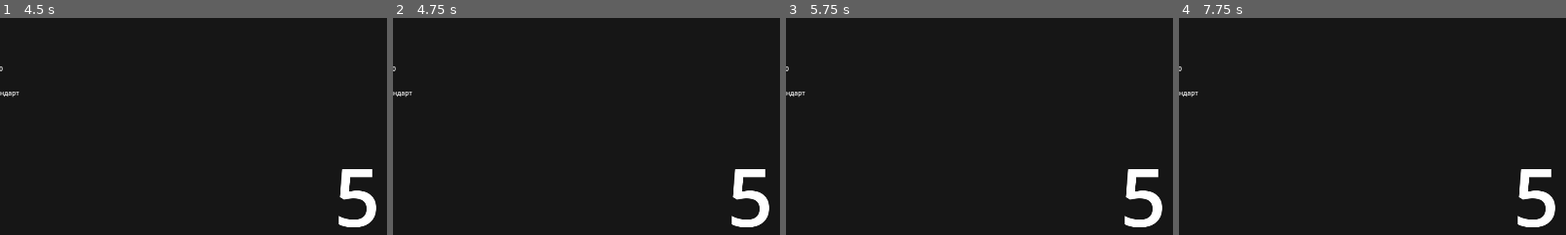
Above: before the commit, frames 1-4 (left to right).
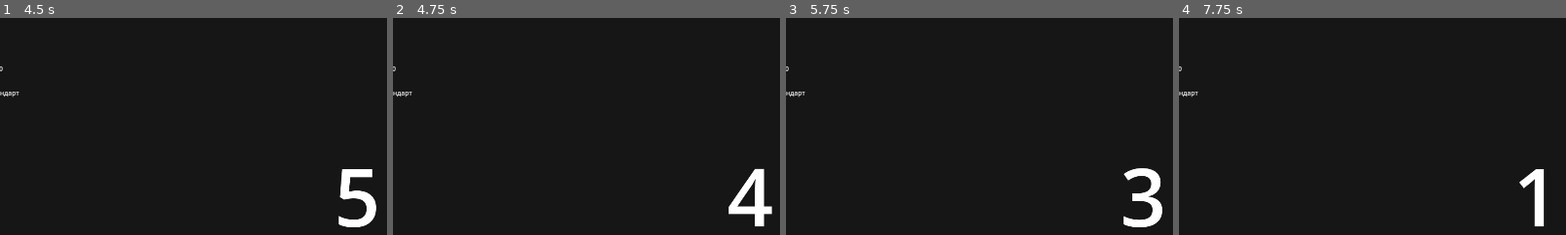
Above: after the commit, the same moments.

Repository: abletoburntheweb/RhythmFall
Game: Godot game, scene res://logic/game_engine.tscn
The game is run twice, just before and just after one commit, with the same random seed, the same clock (stepped at 60 frames per second) and the same inputs. Sound files missing from this copy of the repository are replaced by a short silence.
Inputs (mouse positions are % of the whole screen's width and height, from its top left):
- Up to frame 1 (4.5 s): click "ИГРАТЬ" at 0.5 s; click "ИГРАТЬ" at 1.25 s; click "ВЫБОР ПЕСНИ" at 2 s; click (12, 16) at 2.77 s; type "12" at 2.85 s; click "Играть" at 3.5 s; tap Enter at 4.25 s; move the mouse to (72, 45) at 4.27 s; hold D from 4.28 s (still down); tap F at 4.35 s; click (72, 45) at 4.42 s
- Up to frame 2 (4.75 s): keep holding D; tap Space at 4.52 s
- Up to frame 3 (5.75 s): tap Space at 5, 5.27 s; move the mouse to (30, 55) at 5.02 s; release D at 5.03 s; hold S from 5.03 s (still down); tap B at 5.1 s
- Up to frame 4 (7.75 s): move the mouse to (60, 28) at 5.77 s; release S at 5.78 s; hold D 5.78-6.53 s; tap C at 5.85 s; tap Enter at 6.5 s; move the mouse to (45, 70) at 6.52 s; hold W 6.53-7.28 s; tap E at 6.6 s; click (45, 70) at 6.67 s; tap Space at 6.77, 7.25, 7.52 s; move the mouse to (80, 65) at 7.27 s; hold A from 7.28 s (still down); tap G at 7.35 s
The pictures show only the part of the screen within x 7-57%, y 3-53%; the shares and areas given below are measured in that part.

Frame 1 is identical in both runs. In frame 2, 1.6% of the frame differs, in the area x 86-98%, y 69-97%; in frame 3, 0.8%; in frame 4, 1.4%.
Error in both runs: Invalid type in function '_set_selected_song' in base 'Node2D (game_screen.gd)'. Cannot convert argument 1 from Nil to Dictionary. (res://logic/transitions.gd:…

Commit message:
fix countdown label

Diff:
--- a/scenes/game_screen/game_screen.gd
+++ b/scenes/game_screen/game_screen.gd
@@ -36,7 +36,7 @@
 @onready var time_label: Label = $UIContainer/TimeLabel
 @onready var accuracy_label: Label = $UIContainer/AccuracyLabel
 @onready var instrument_label: Label = $UIContainer/InstrumentLabel
-@onready var countdown_label: Label = $CountdownLabe
+@onready var countdown_label: Label = $CountdownLabel
 @onready var notes_container: Node2D = $NotesContainer
 
 var game_timer: Timer
